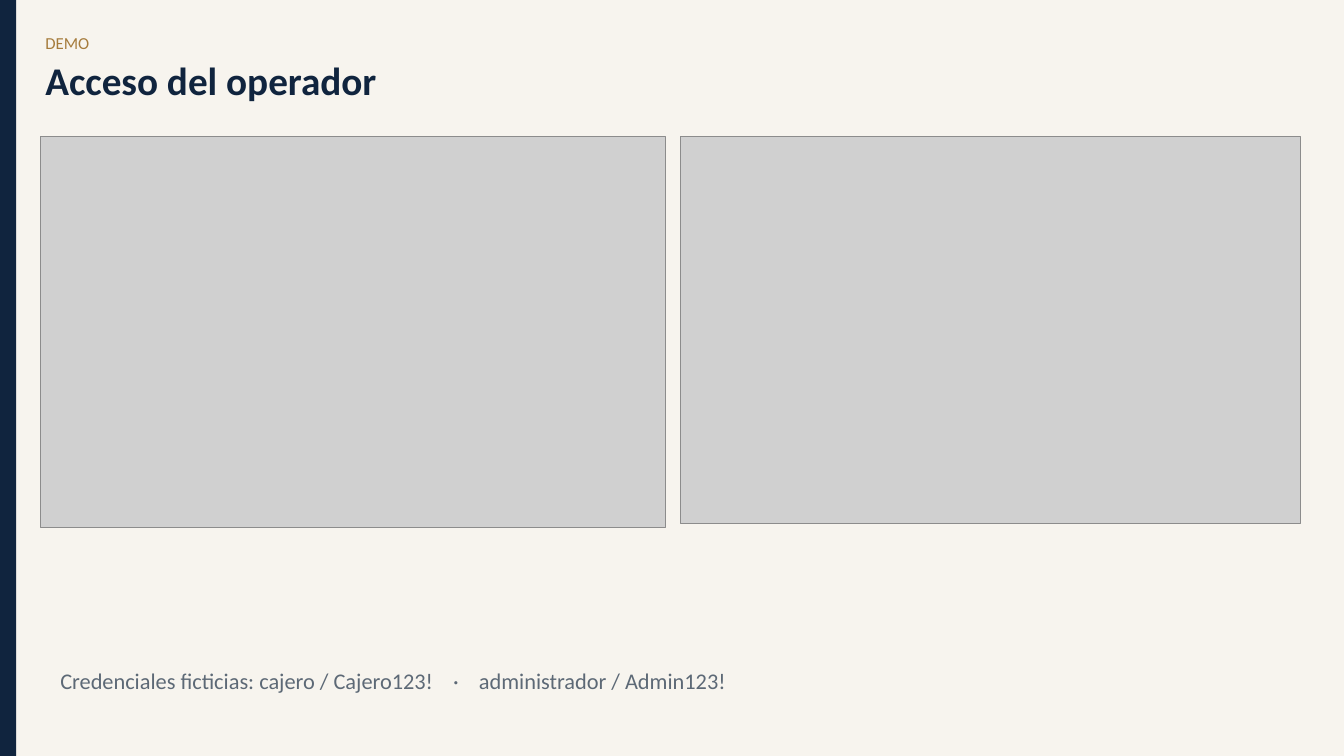
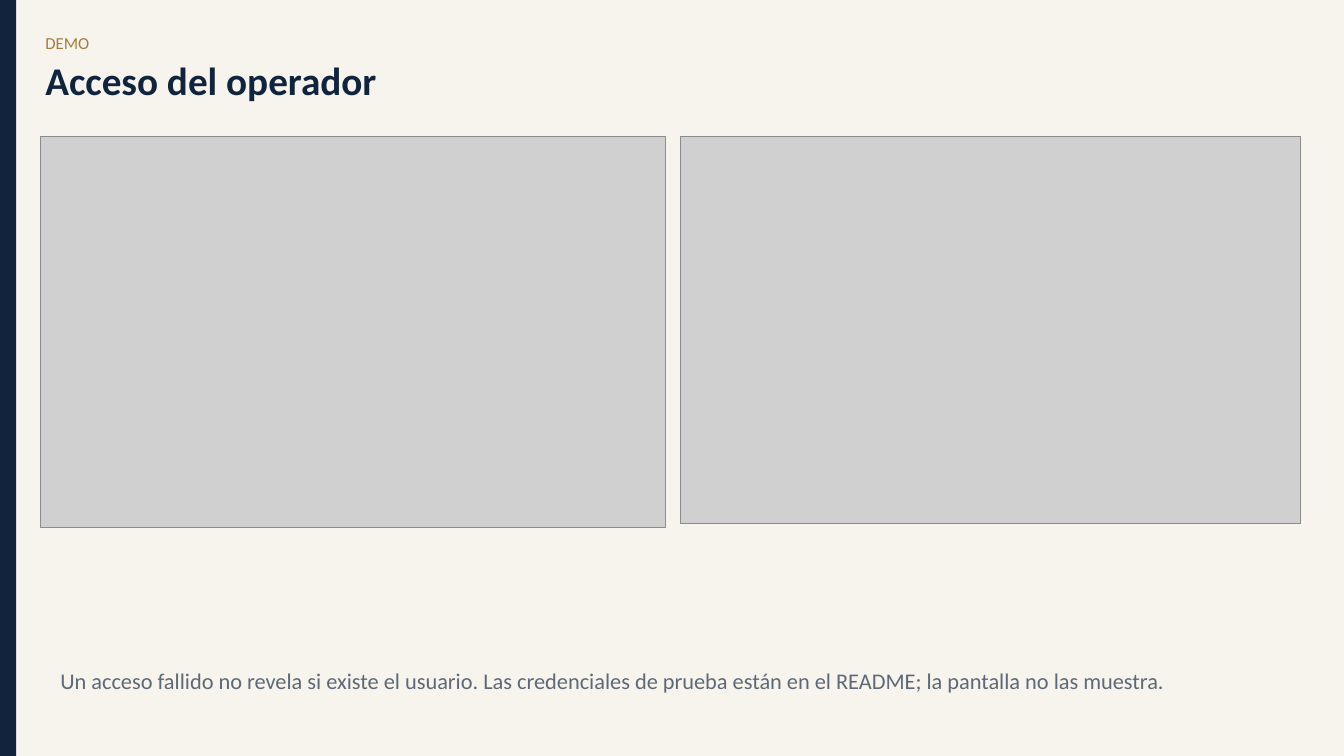
Before and after one commit to afriely-2025553/sistema-bancario, a slide deck: slide 9 of docs/presentacion-sistema-bancario.pptx. Drawn at 1344x756 pixels with LibreOffice and Linux fonts; fonts in the diff are those of the drawing; grey boxes stand for pictures. Boxes give left, top, right and bottom in pixels: in the first picture for what was removed or moved away, otherwise in the second. Text is boxed around its words. In the diff, an @@ line names an element or a change of style, - is before the commit and + after.

Commit message:
docs: manual, presentación y registro de errores con la interfaz final
Se reconstruye el manual de usuario con las capturas nuevas, se actualizan la presentación y la documentación final, se agregan E-07 a E-15 al registro de errores, una fila al documento 07 y se regeneran las evidencias de Jest y Newman.

```diff
--- a/docs/presentacion-sistema-bancario.pptx
+++ b/docs/presentacion-sistema-bancario.pptx
@@ text at (60, 673, 1163, 693): text changed @@
-Credenciales ficticias: cajero / Cajero123! · administrador / Admin123!
+Un acceso fallido no revela si existe el usuario. Las credenciales de prueba están en el README; la pantalla no las muestra.
```
Also in this commit, not shown: 7 other slides changed, 47 other files.
